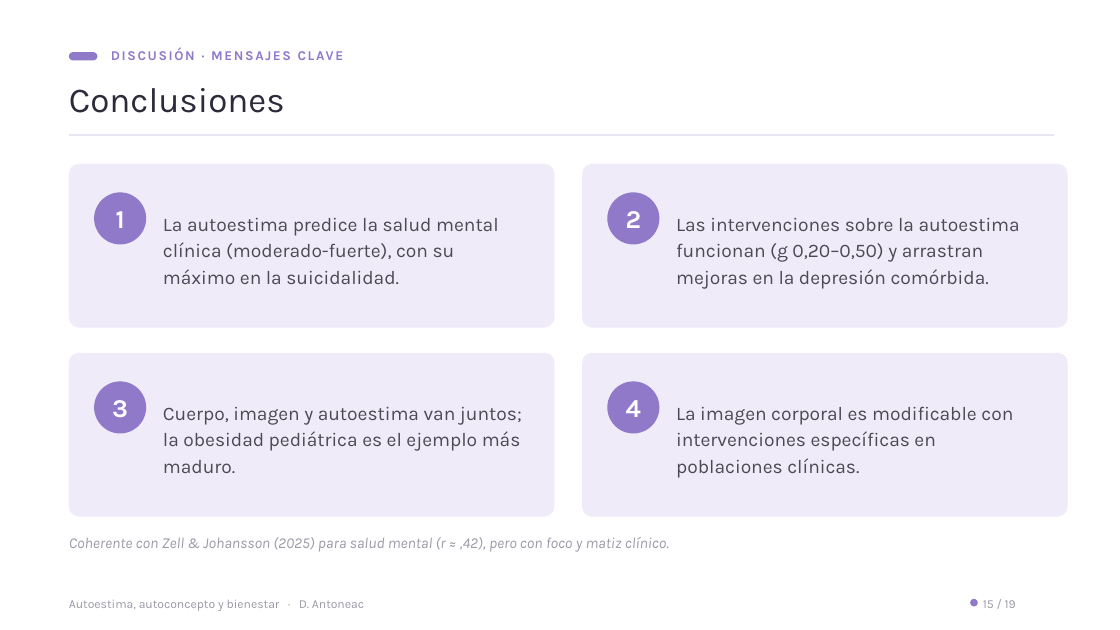
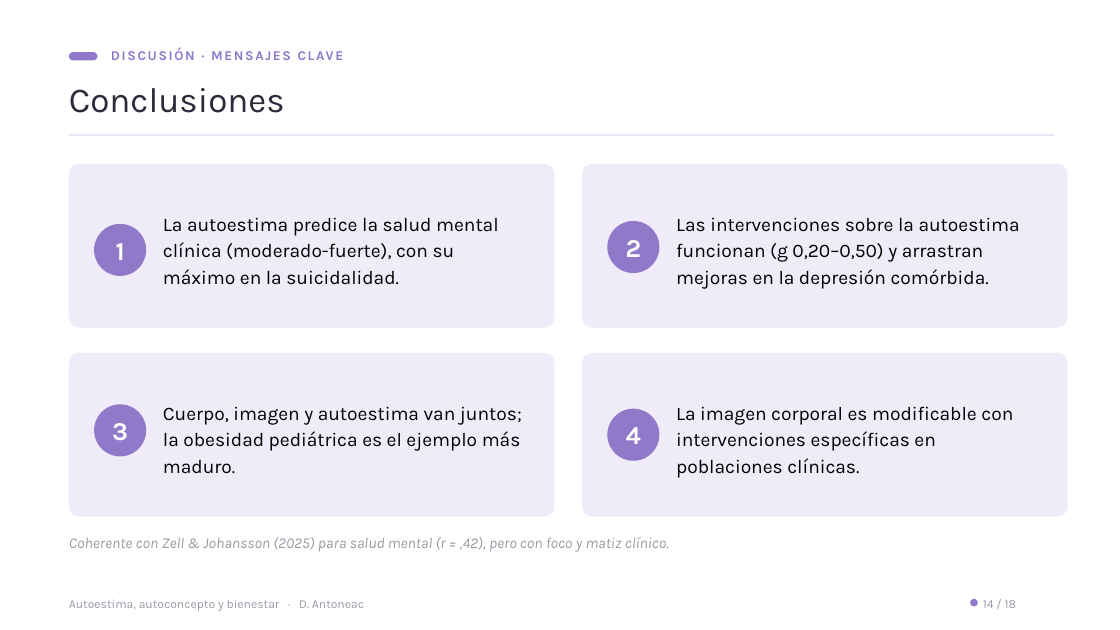
Before and after one commit to denisaantoneac23-dotcom/tfm-presentacion, a slide deck: slide 14 of TFM_Presentacion_Denisa_Antoneac_v13.pptx (slide 15 before the commit). Drawn at 1120x630 pixels with LibreOffice and Linux fonts; fonts in the diff are those of the drawing. Boxes give left, top, right and bottom in pixels: in the first picture for what was removed or moved away, otherwise in the second. Text is boxed around its words. In the diff, an @@ line names an element or a change of style, - is before the commit and + after.

```diff
--- a/TFM_Presentacion_Denisa_Antoneac_v13.pptx
+++ b/TFM_Presentacion_Denisa_Antoneac_v13.pptx
@@ 3 ellipses: place and size @@
-3 ellipses at (94, 192, 660, 434)
+3 ellipses at (94, 221, 660, 461)
@@ text colour #4C4954 to #000000 in 4 elements at (163, 218, 499, 285), (676, 218, 1020, 289), (163, 406, 522, 474), (676, 406, 1013, 478) @@
@@ ellipse "3": place and size @@
-ellipse "3" at (94, 381, 146, 434)
+ellipse "3" at (94, 404, 146, 456)
@@ text at (983, 600, 1017, 608): text changed @@
-15 / 19
+14 / 18
```
Also in this commit, not shown: 15 other slides changed, 1 slide removed.
